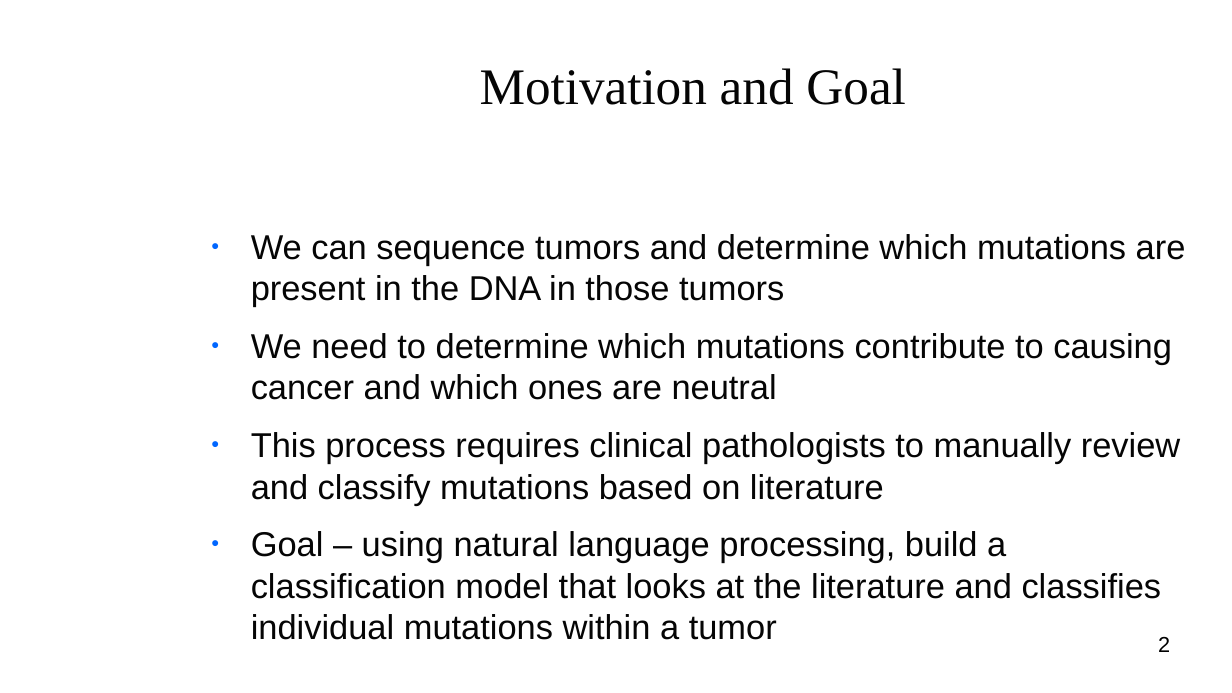
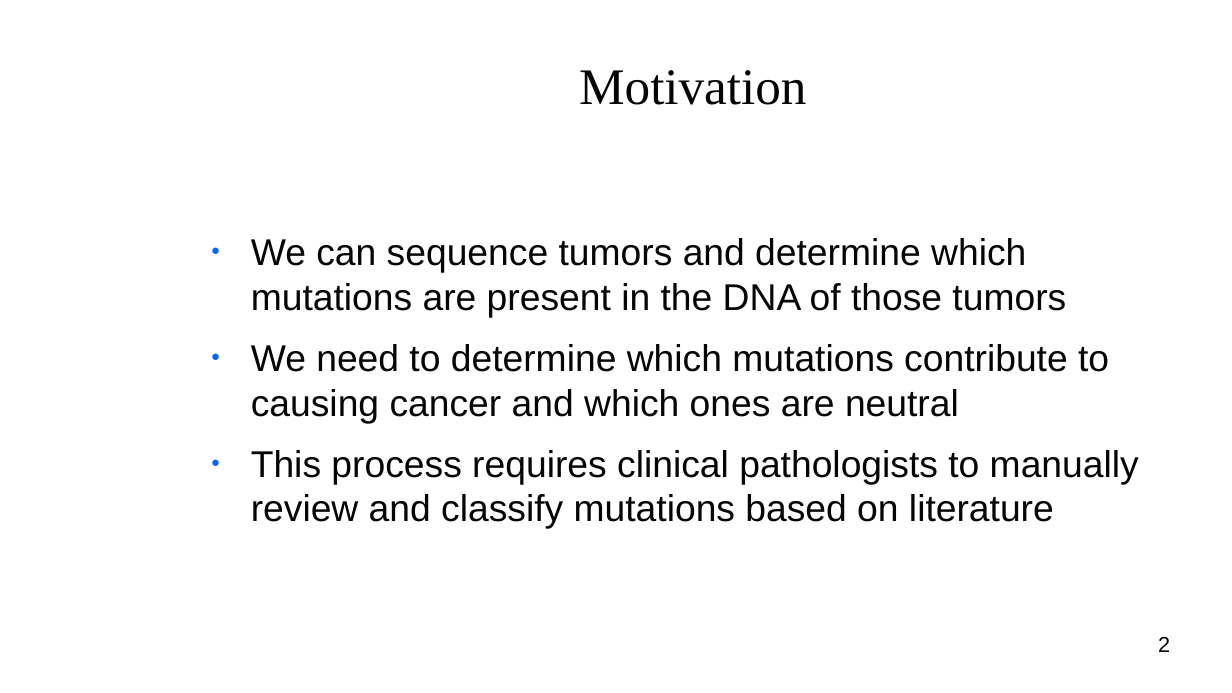
Before and after one commit to Shredder42/mutations, a slide deck: slide 2 of presentation.odp. Drawn at 1232x693 pixels with LibreOffice and Linux fonts; fonts in the diff are those of the drawing; background and template pictures are left out. Boxes give left, top, right and bottom in pixels: in the first picture for what was removed or moved away, otherwise in the second. Text is boxed around its words. In the diff, an @@ line names an element or a change of style, - is before the commit and + after.

```diff
--- a/presentation.odp
+++ b/presentation.odp
@@ title at bbox=[579, 70, 806, 105]: text changed @@
-Motivation and Goal
+Motivation
@@ text at bbox=[251, 238, 1066, 318]: text changed; size 22.2 to 24 pt @@
-● We can sequence tumors and determine which mutations are present in the DNA in those tumors
+● We can sequence tumors and determine which mutations are present in the DNA of those tumors
@@ text at bbox=[251, 344, 1139, 529]: size 22.2 to 24 pt in "We need to determine which mutations contribute ...", "This process requires clinical pathologists to manually ..." @@
@@ text at bbox=[251, 531, 1162, 640]: paragraph removed @@
-● Goal – using natural language processing, build a classification model that looks at the literature and classifies individual mutations within a tumor
```
Also in this commit, not shown: 6 other slides changed, 4 slides added, 1 other file.
